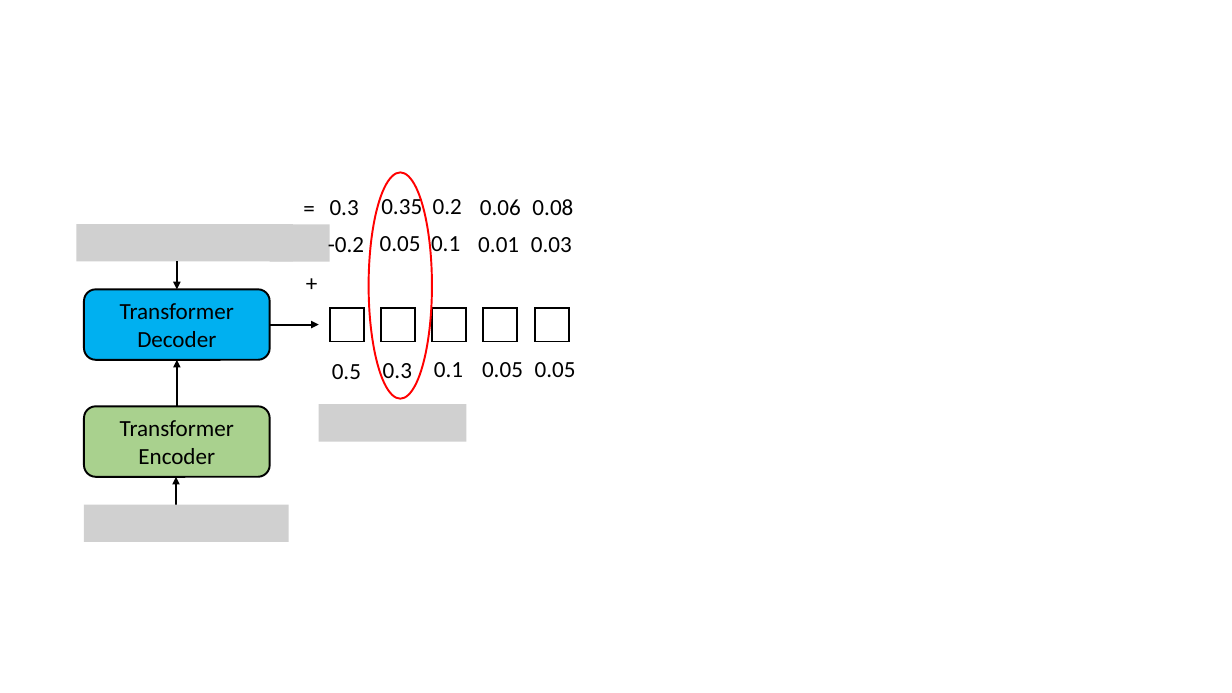
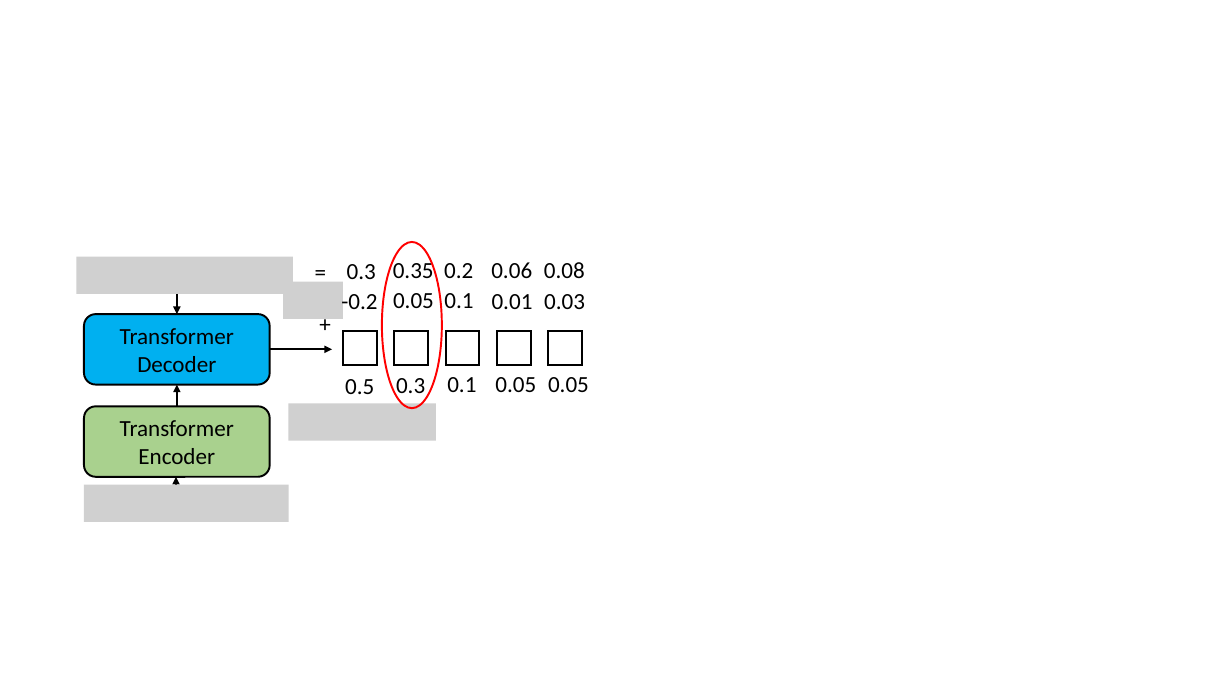
Before and after one commit to MrZixi/master_thesis_paper, a slide deck: slide 1 of figure/related/all.pptx. Drawn at 1232x693 pixels with LibreOffice and Linux fonts; fonts in the diff are those of the drawing; grey boxes stand for pictures. Boxes give left, top, right and bottom in pixels: in the first picture for what was removed or moved away, otherwise in the second. Text is boxed around its words. In the diff, an @@ line names an element or a change of style, - is before the commit and + after.

```diff
--- a/figure/related/all.pptx
+++ b/figure/related/all.pptx
@@ picture removed at (77, 225, 293, 262) @@
@@ picture removed at (270, 225, 330, 262) @@
@@ picture added at (77, 257, 293, 294) @@
@@ 5 texts: place and size @@
-5 texts at (294, 189, 573, 226)
+5 texts at (306, 253, 585, 290)
@@ text "0.3": place and size @@
-text "0.3" at (330, 200, 359, 215)
+text "0.3" at (347, 264, 376, 279)
@@ ellipse: place and size @@
-ellipse at (369, 173, 433, 399)
+ellipse at (382, 242, 442, 409)
@@ arrow moved from (177, 262) - (177, 289) to (177, 294) - (177, 314) @@
@@ picture added at (283, 282, 343, 319) @@
@@ text "0.01": place and size @@
-text "0.01" at (478, 237, 519, 252)
+text "0.01" at (492, 294, 533, 309)
@@ 4 texts: place and size @@
-4 texts at (328, 232, 572, 258)
+4 texts at (341, 290, 585, 316)
@@ rounded rectangle "Transformer": place and size @@
-rounded rectangle "Transformer" at (84, 289, 270, 360)
+rounded rectangle "Transformer" at (84, 314, 270, 384)
@@ text "+": place and size @@
-text "+" at (297, 263, 327, 300)
+text "+" at (311, 305, 341, 342)
@@ arrow moved from (270, 324) - (319, 324) to (270, 349) - (332, 349) @@
@@ rectangle: place and size @@
-rectangle at (433, 308, 467, 342)
+rectangle at (445, 332, 480, 366)
@@ 4 rectangles: place and size @@
-4 rectangles at (330, 308, 569, 342)
+4 rectangles at (343, 332, 582, 366)
@@ arrow moved from (177, 407) - (177, 360) to (177, 407) - (177, 384) @@
@@ 5 texts: place and size @@
-5 texts at (332, 362, 576, 384)
+5 texts at (345, 377, 589, 400)
@@ picture: place and size @@
-picture at (319, 405, 467, 442)
+picture at (288, 403, 436, 440)
@@ arrow moved from (176, 512) - (176, 477) to (176, 495) - (176, 477) @@
@@ picture: place and size @@
-picture at (84, 505, 289, 542)
+picture at (84, 485, 289, 522)
```
Also in this commit, not shown: 1 slide added, 24 other files.
